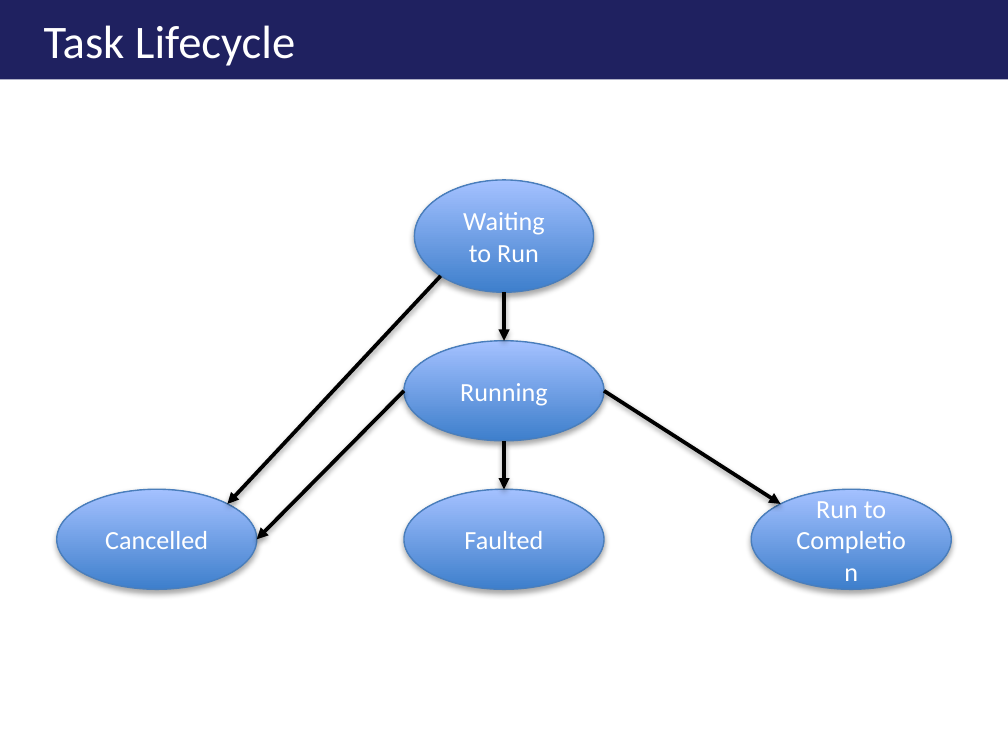
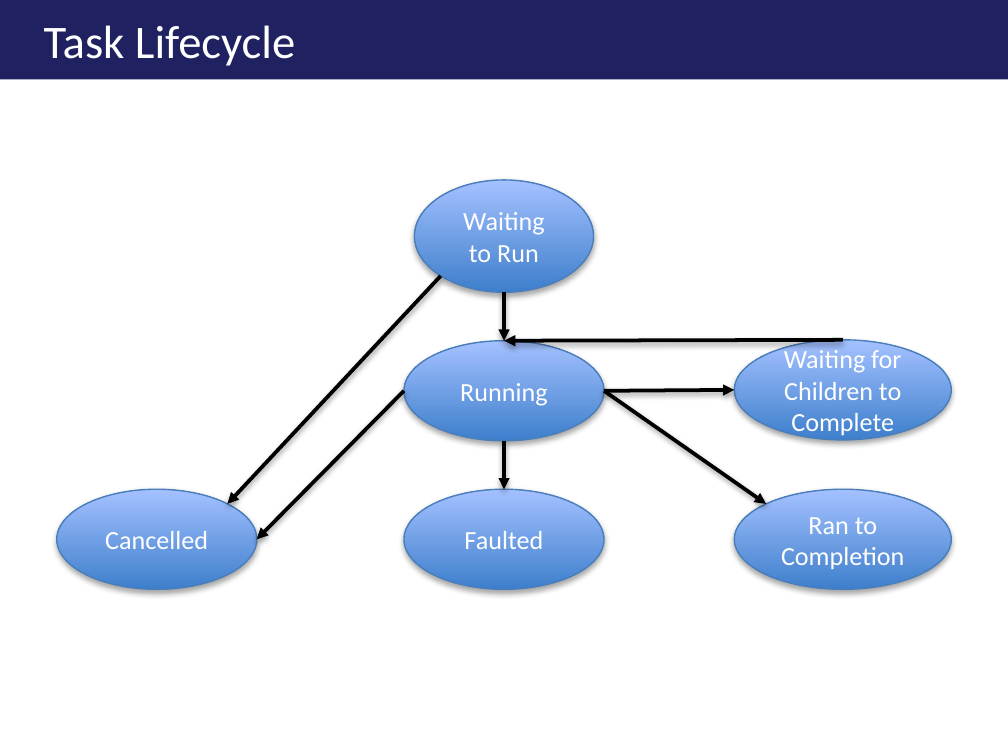
Before and after one commit to ericburcham/THasyINKnc, a slide deck: slide 22 of Presentation/THasINKync - 4x3.pptx. Drawn at 1008x756 pixels with LibreOffice and Linux fonts; fonts in the diff are those of the drawing. Boxes give left, top, right and bottom in pixels: in the first picture for what was removed or moved away, otherwise in the second. Text is boxed around its words. In the diff, an @@ line names an element or a change of style, - is before the commit and + after.

Commit message:
Finished dynamic task parallelism example.

```diff
--- a/Presentation/THasINKync - 4x3.pptx
+++ b/Presentation/THasINKync - 4x3.pptx
@@ arrow added from (843, 340) to (504, 341), #000000 2 pt @@
@@ ellipse added at box(734, 340, 950, 439), fill gradient #3F80CE to #A4C4FF, outline #4B7EBC 0.75 pt, 14 pt, text #FFFFFF @@
+Waiting for Children to Complete
@@ arrow moved from (603, 391) - (781, 504) to (603, 391) - (766, 504) @@
@@ arrow added from (603, 391) to (734, 390), #000000 2 pt @@
@@ ellipse "Ran to Completion": place and size @@
-ellipse "Ran to Completion" at box(751, 489, 952, 589)
+ellipse "Ran to Completion" at box(734, 489, 950, 589)
@@ text in ellipse at box(781, 517, 904, 569): text changed @@
-Run to Completion
+Ran to Completion
```
Also in this commit, not shown: 1 other slide changed, 1 slide added, 10 other files.
